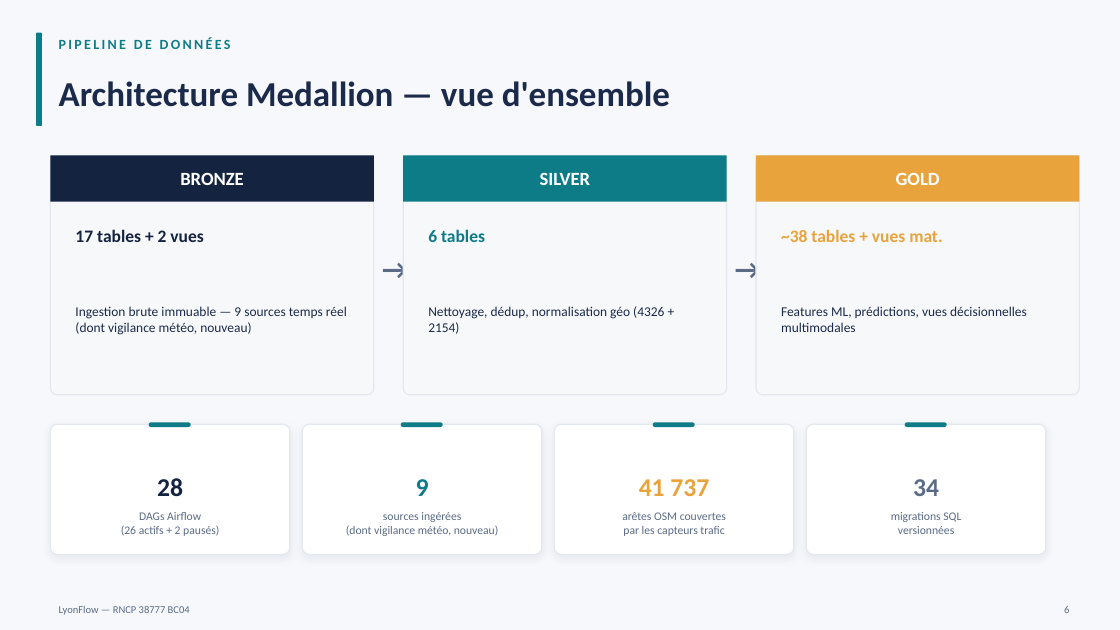
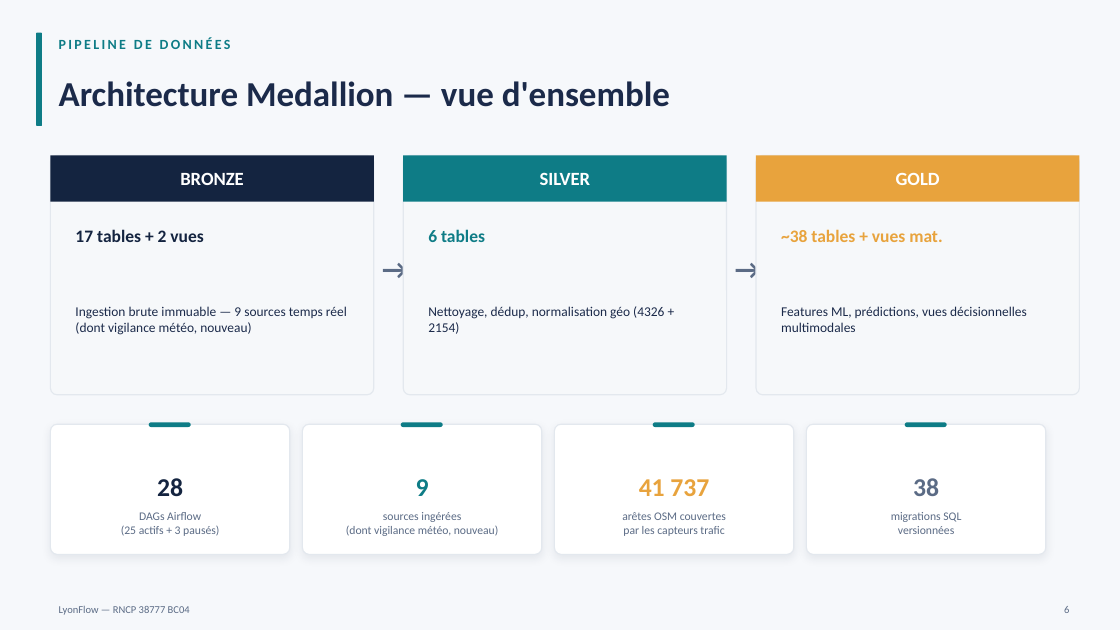
Before and after one commit to PDUCLOS/lyonflowfull, a slide deck: slide 6 of présentation/LyonFlow_Bloc4_Soutenance_v2.pptx. Drawn at 1120x630 pixels with LibreOffice and Linux fonts; fonts in the diff are those of the drawing. Boxes give left, top, right and bottom in pixels: in the first picture for what was removed or moved away, otherwise in the second. Text is boxed around its words. In the diff, an @@ line names an element or a change of style, - is before the commit and + after.

```diff
--- a/présentation/LyonFlow_Bloc4_Soutenance_v2.pptx
+++ b/présentation/LyonFlow_Bloc4_Soutenance_v2.pptx
@@ text at box(913, 478, 939, 496): text changed @@
-34
+38
@@ text at box(121, 525, 219, 536): text changed @@
-(26 actifs + 2 pausés)
+(25 actifs + 3 pausés)
```
Also in this commit, not shown: 6 other slides changed, 8 other files.
